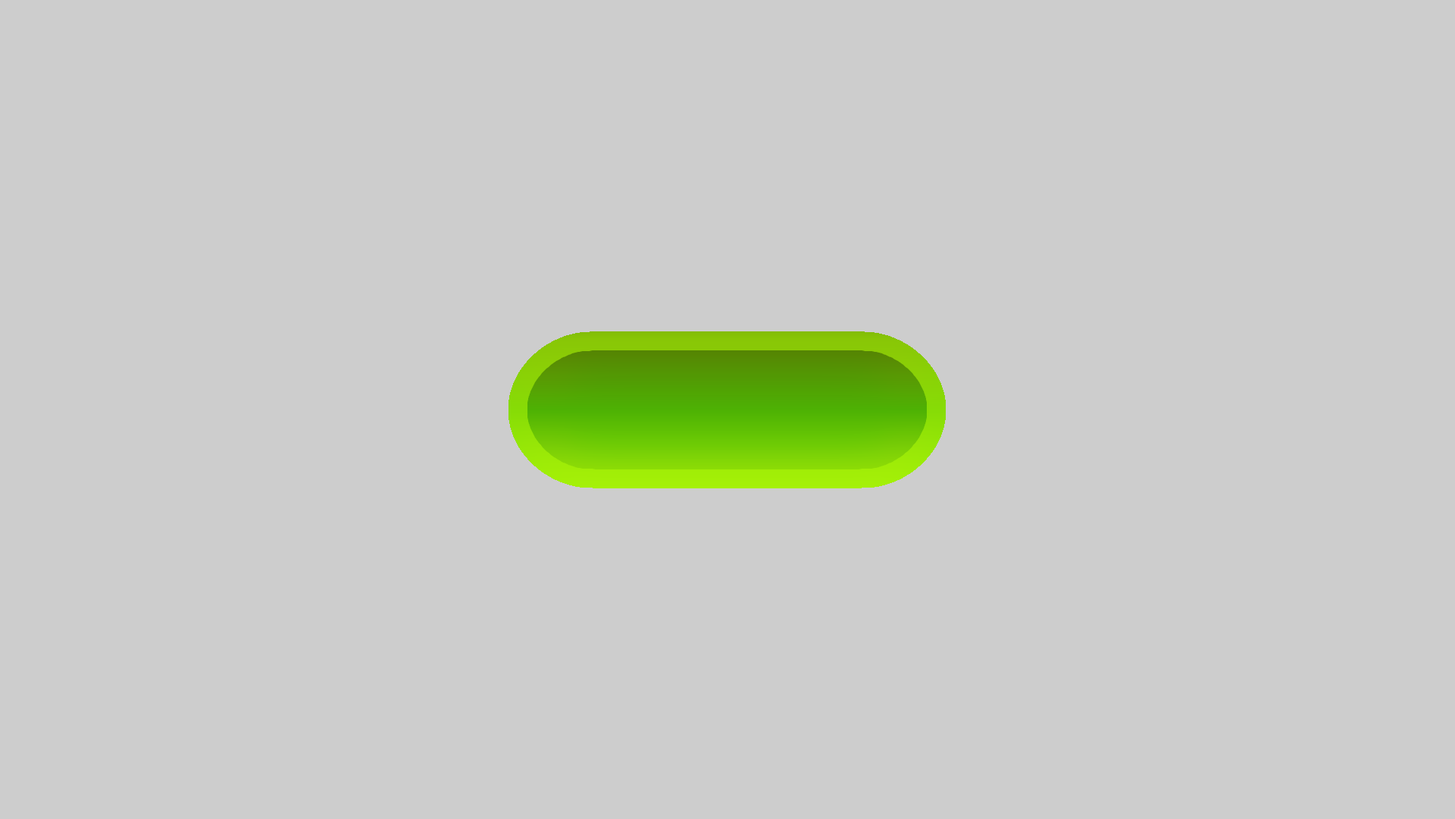
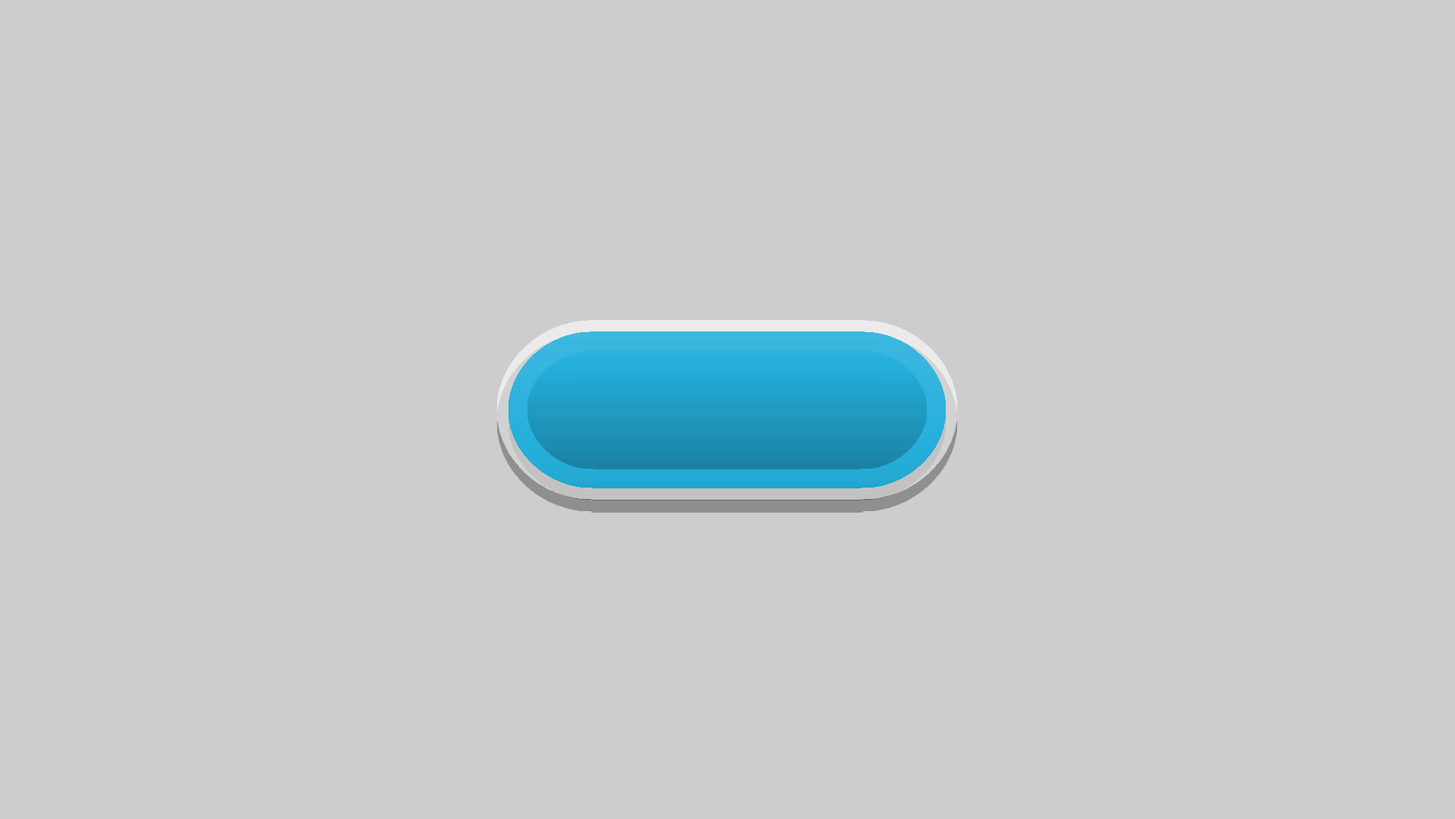
The second 1455×819 image is a revision of the first. Changes to its layers:
added layer "Rectángulo 1 copia 2" above "Rectángulo 1 copia 3" over [497,319,958,500]
added layer "Rectángulo 1 copia 3" (50%) above "Rectángulo 1 copia" over [497,332,958,513]
hid "Rectángulo 1", painted on it over [508,331,947,489]
